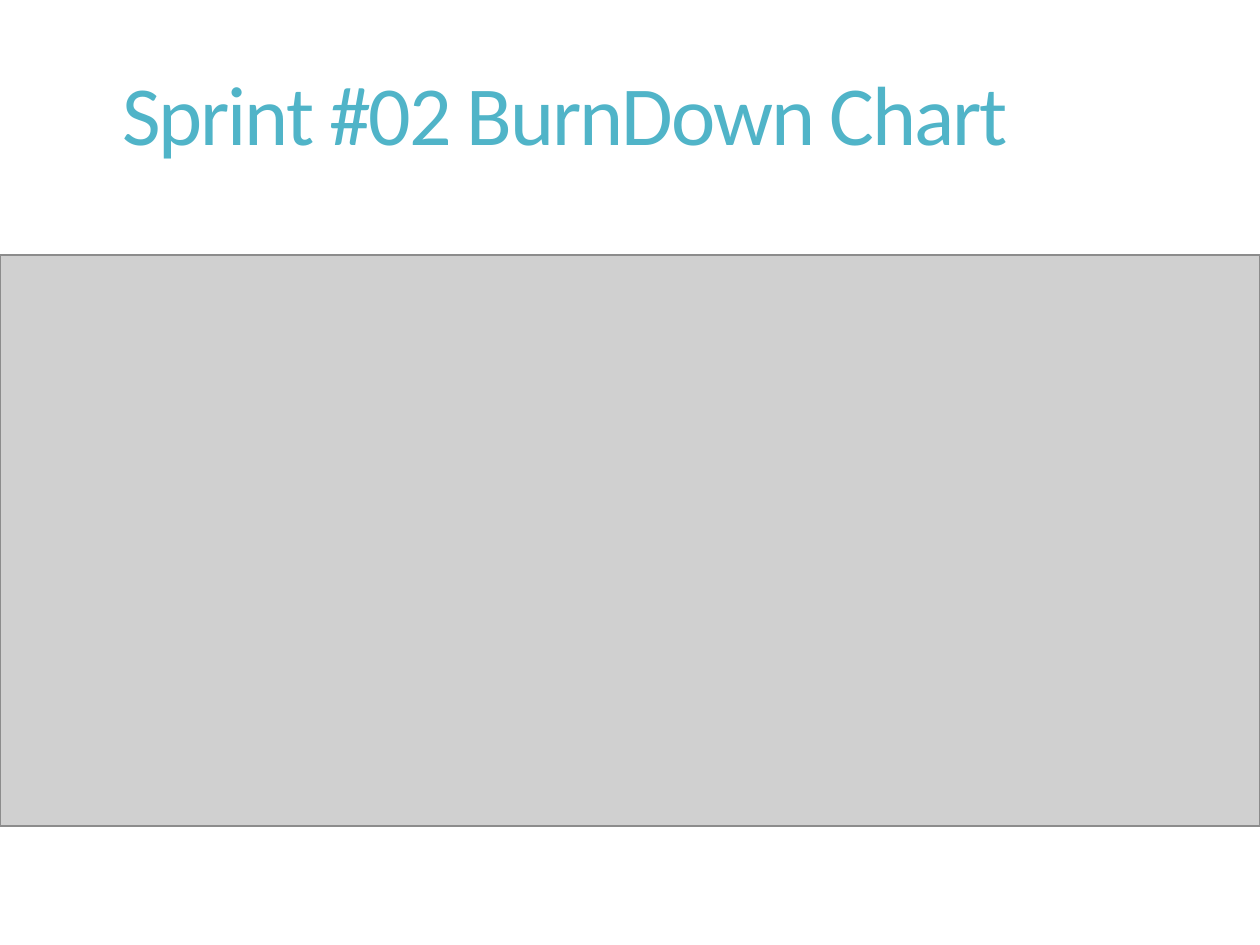
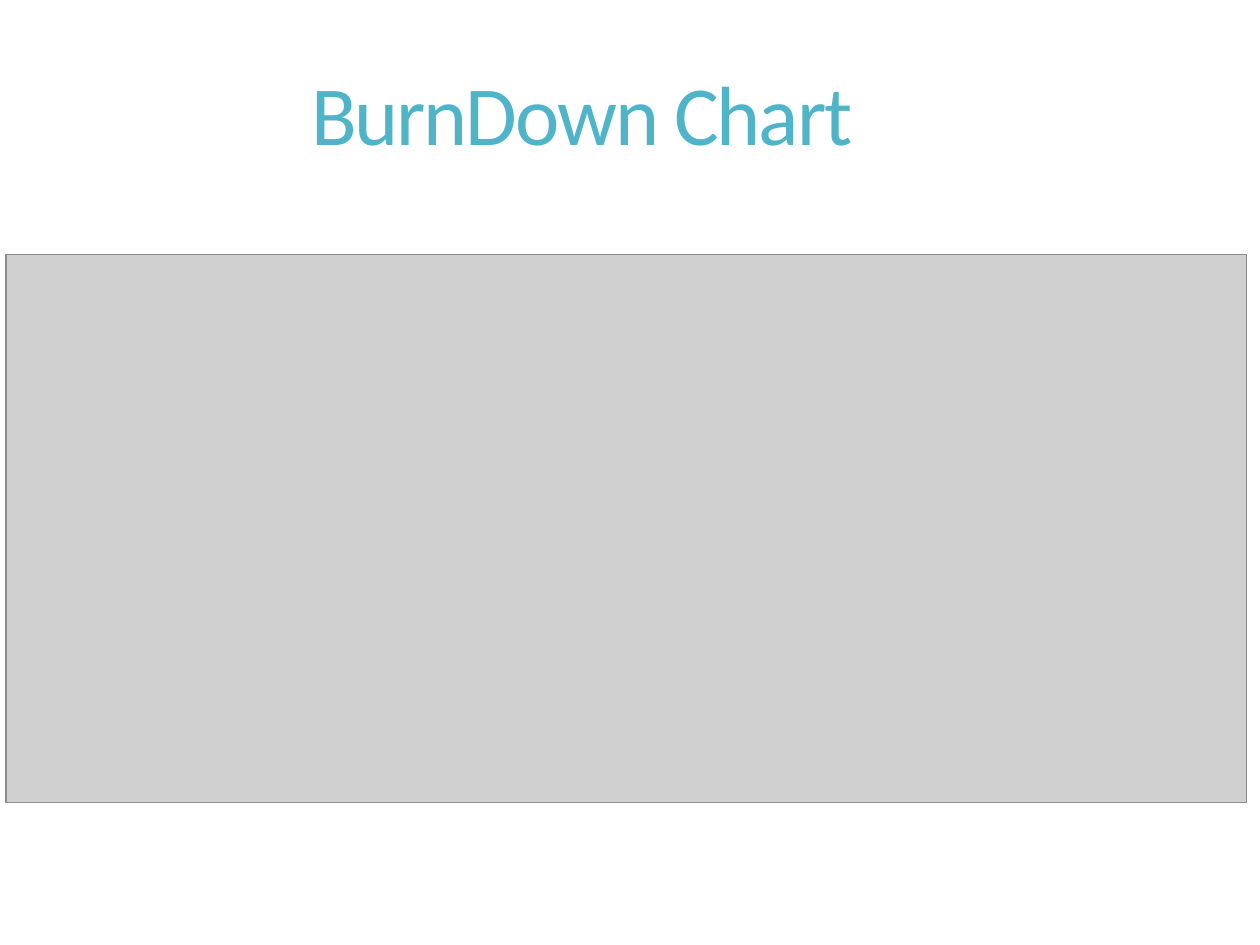
Before and after one commit to dschenkelman/a-malazan-wolvering, a slide deck: slide 3 of docs/Reuniones/Sprint 2/Reunion Formal 2013-09-30/Reunion formal 2013-09-30.pptx (slide 5 before the commit). Drawn at 1260x945 pixels with LibreOffice and Linux fonts; fonts in the diff are those of the drawing; grey boxes stand for pictures. Boxes give left, top, right and bottom in pixels: in the first picture for what was removed or moved away, otherwise in the second. Text is boxed around its words. In the diff, an @@ line names an element or a change of style, - is before the commit and + after.

```diff
--- a/docs/Reuniones/Sprint 2/Reunion Formal 2013-09-30/Reunion formal 2013-09-30.pptx
+++ b/docs/Reuniones/Sprint 2/Reunion Formal 2013-09-30/Reunion formal 2013-09-30.pptx
@@ title at box(311, 86, 852, 146): text changed @@
-Sprint #02 BurnDown Chart
+BurnDown Chart
@@ picture: place and size @@
-picture at box(0, 255, 1260, 825)
+picture at box(6, 255, 1246, 803)
```
Also in this commit, not shown: 8 other slides changed, 1 slide added, 2 slides removed.
